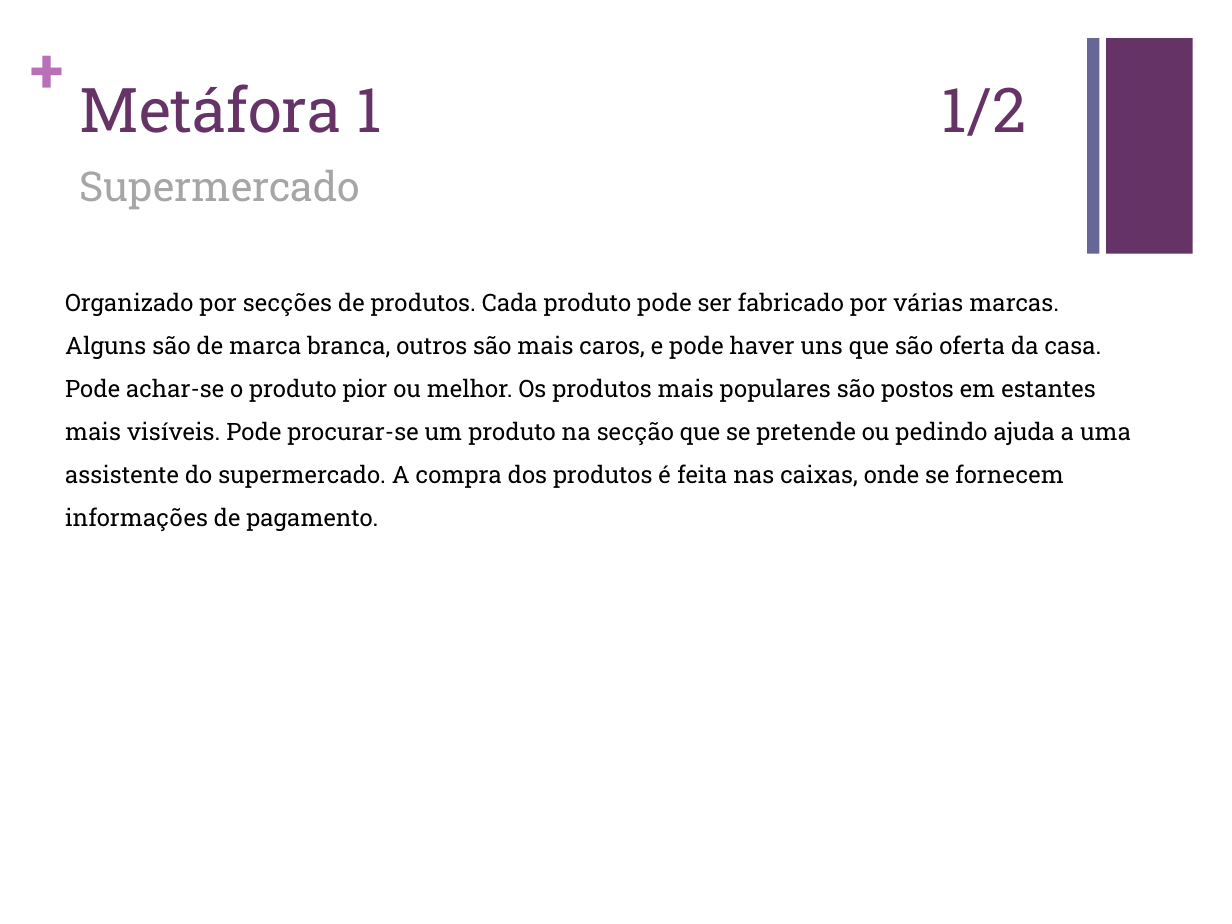
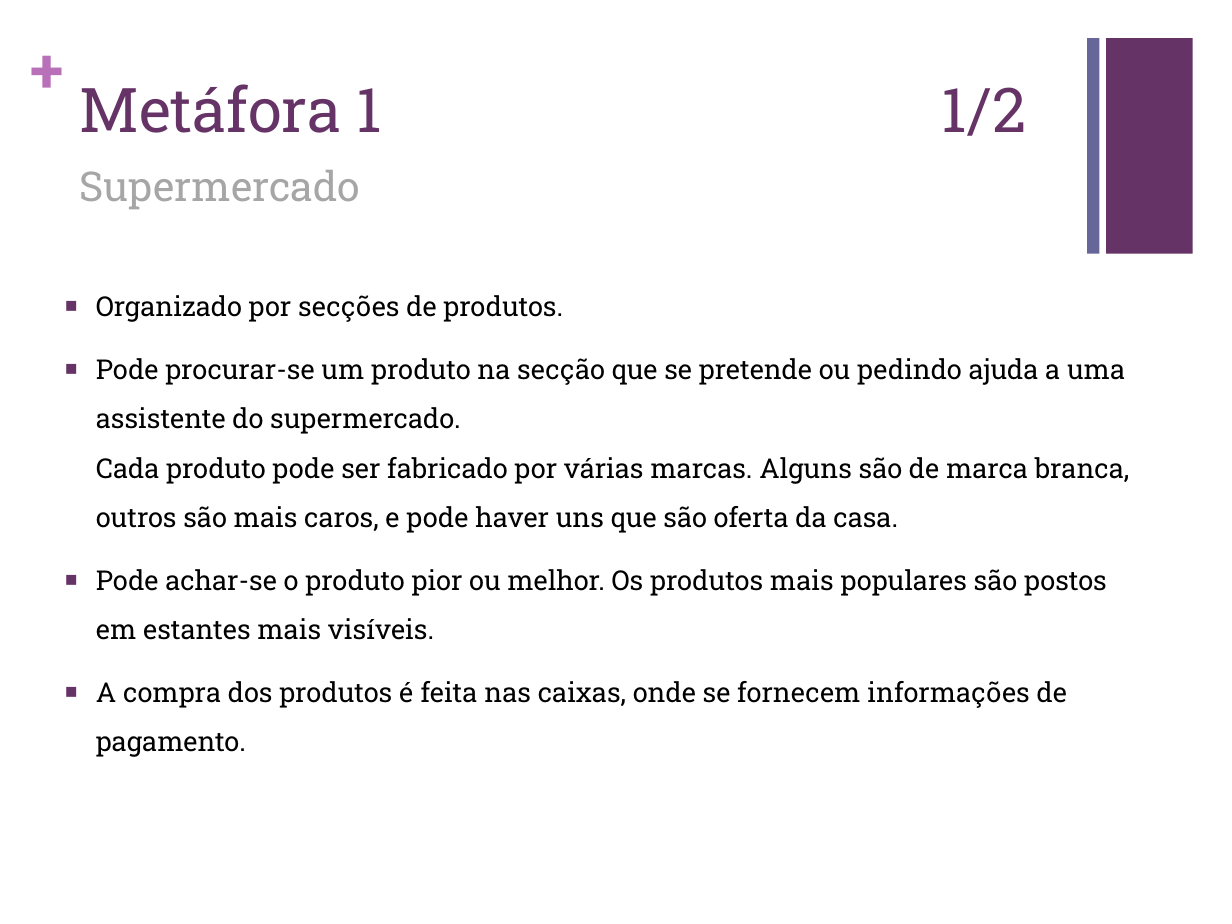
Before and after one commit to carboned4/C_C_U-2015-10, a slide deck: slide 7 of Aula 06/G10 - Apresentacao - Lab05.pptx (slide 4 before the commit). Drawn at 1232x924 pixels with LibreOffice and Linux fonts; fonts in the diff are those of the drawing. Boxes give left, top, right and bottom in pixels: in the first picture for what was removed or moved away, otherwise in the second. Text is boxed around its words. In the diff, an @@ line names an element or a change of style, - is before the commit and + after.

```diff
--- a/Aula 06/G10 - Apresentacao - Lab05.pptx
+++ b/Aula 06/G10 - Apresentacao - Lab05.pptx
@@ text at (96, 295, 1129, 757): text changed; size 14 to 16 pt @@
-Organizado por secções de produtos. Cada produto pode ser fabricado por várias marcas. Alguns são de marca branca, outros são mais caros, e pode haver uns que são oferta da casa. Pode achar-se o produto pior ou melhor. Os produtos mais populares são postos em estantes mais visíveis. Pode procurar-se um produto na secção que se pretende ou pedindo ajuda a uma assistente do supermercado. A compra dos produtos é feita nas caixas, onde se fornecem informações de pagamento.
+■ Organizado por secções de produtos.
+■ Pode procurar-se um produto na secção que se pretende ou pedindo ajuda a uma assistente do supermercado.
+  Cada produto pode ser fabricado por várias marcas. Alguns são de marca branca, outros são mais caros, e pode haver uns que são oferta da casa.
+■ Pode achar-se o produto pior ou melhor. Os produtos mais populares são postos em estantes mais visíveis.
+■ A compra dos produtos é feita nas caixas, onde se fornecem informações de pagamento.
```
Also in this commit, not shown: 2 other slides changed, 8 slides added, 2 slides removed, 1 other file.
